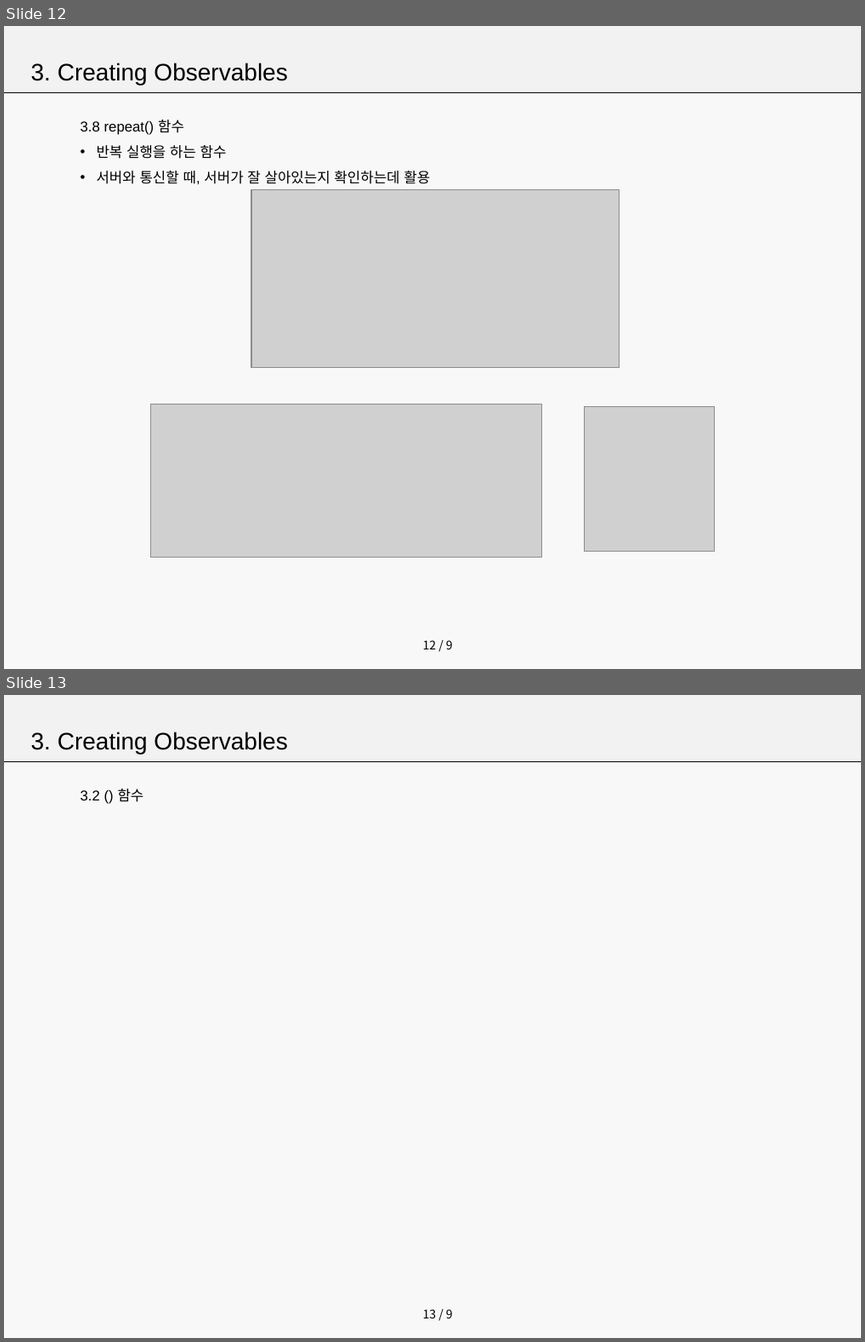
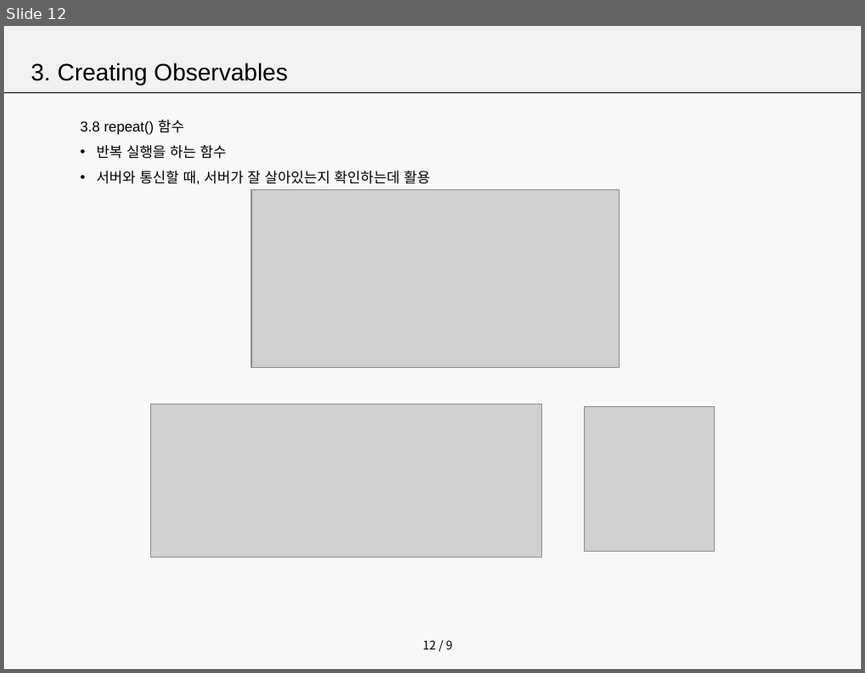
Before and after one commit to seoyoon630/RxDemo, a slide deck: RxJava.pptx. Shown one above the other, each under a label of ours: slides 12 and 13 before the commit, slide 12 after it. The pictures are 865x1342 and 865x673 pixels, drawn with LibreOffice and Linux fonts; fonts in the diff are those of the drawing; grey boxes stand for pictures. Boxes give left, top, right and bottom in pixels: in the first picture for what was removed or moved away, otherwise in the second. Text is boxed around its words. In the diff, an @@ line names an element or a change of style, - is before the commit and + after.

```diff
--- a/RxJava.pptx
+++ b/RxJava.pptx
@@ slide 13 removed at [4, 695, 861, 1338], background #F2F2F2 at 50% opacity; not listed: 3 template elements that a slide beside it also shows @@
@@ text removed at [31, 732, 287, 754] @@
-3. Creating Observables
@@ text removed at [80, 789, 144, 802] @@
-  3.2 () 함수
```
Also in this commit, not shown: 9 slides added, 1 other slide removed, 7 other files.
